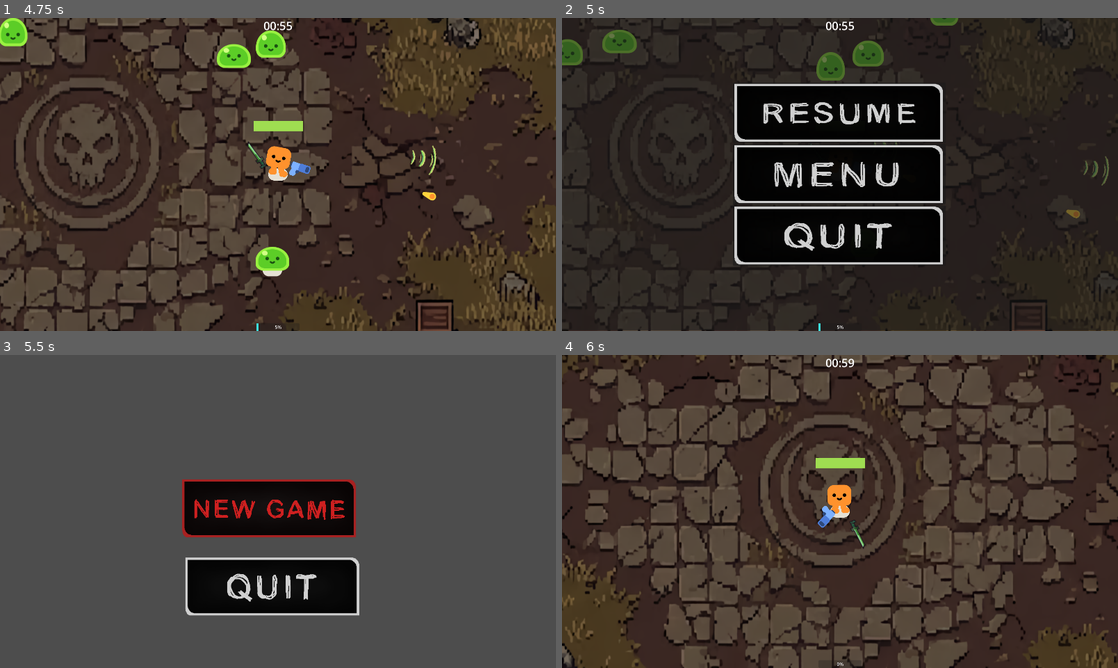
Above: before the commit, frames 1-4 (two rows, left to right).
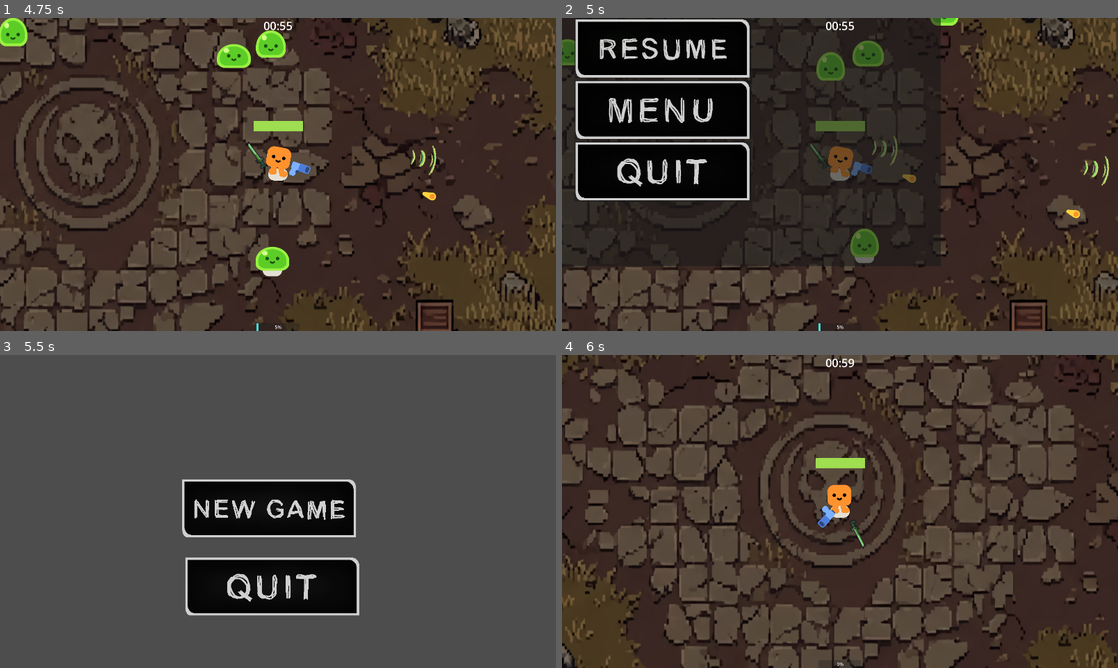
Above: after the commit, the same moments.

Repository: Dimitronios/Taka.sqr_Game_Jam
Game: Godot game, scene res://main_menu.tscn
Two runs of this game, one before a commit and one after it. Both use one fixed random seed, a clock stepped at 60 frames per second and the inputs below.
Inputs (mouse positions are in pixels of both pictures, inside the frame that each line leads up to; where the layout moved, square brackets give the same spot in the first picture):
- Up to frame 1 (4.75 s): click (272, 171) at 0.5 s; move the mouse to (400, 158) at 1.27 s; hold D (move_right) 1.28-2.03 s; move the mouse to (166, 190) at 2.02 s; hold S (move_down) 2.03-2.78 s; move the mouse to (333, 105) at 2.77 s; hold D (move_right) 2.78-3.53 s; move the mouse to (250, 237) at 3.52 s; hold W (move_up) 3.53-4.28 s; move the mouse to (444, 221) at 4.27 s; hold A (move_left) from 4.28 s (still down)
- Up to frame 2 (5 s): keep holding A (move_left); tap Escape (ui_cancel) at 4.9 s
- Up to frame 3 (5.5 s): release A (move_left) at 5 s; click (100, 445) [278, 511] at 5 s
- Up to frame 4 (6 s): click (834, 508) at 5.75 s

Frame 1 is identical in both runs. In frame 2, 56% of the frame differs, in the area x 0-100%, y 0-100%; in frame 3, 1.3%; in frame 4, nothing differs.

Commit message:
Elpizw na mhn ginoun pipes

Diff:
--- a/characters/happy_boo/happy_boo.tscn
+++ b/characters/happy_boo/happy_boo.tscn
@@ -607,7 +607,7 @@
 offset = Vector2(0, 6)
 
 [node name="SquareLowerLegL" type="Sprite2D" parent="Colorizer/SquareUpperLegL" unique_id=491687320]
-position = Vector2(-4.76837e-07, 14)
+position = Vector2(0, 14)
 texture = ExtResource("4_plnsd")
 offset = Vector2(0, 6)
 
--- /dev/null
+++ b/eucrasius.tscn
@@ -0,0 +1,7 @@
+[gd_scene format=3 uid="uid://da2oi4e8lou8t"]
+
+[node name="Eucrasius" type="Node2D" unique_id=798932447]
+
+[node name="Sprite2D" type="Sprite2D" parent="." unique_id=393080983]
+position = Vector2(-5, -3)
+scale = Vector2(0.9921875, 0.99609375)
--- a/game.gd
+++ b/game.gd
@@ -1,6 +1,7 @@
 extends Node2D
 @onready var pause_menu = $pause_menu
-
+var pause_scene = preload("res://pause.tscn")
+var pause_menu_instance = null
 const MAX_MOBS = 10
 
 var mob_count = 0
@@ -48,5 +49,13 @@
 	if Input.is_action_just_pressed("ui_cancel"):
 		toggle_pause()
 func toggle_pause():
-	get_tree().paused = !get_tree().paused
-	$pause_menu.visible = get_tree().paused
+	if get_tree().paused:
+		get_tree().paused = false
+		if pause_menu_instance:
+			pause_menu_instance.queue_free()
+			pause_menu_instance = null
+	else:
+		get_tree().paused = true
+		if pause_menu_instance == null:
+			pause_menu_instance = pause_scene.instantiate()
+			get_tree().root.add_child(pause_menu_instance)
--- a/pause.tscn
+++ b/pause.tscn
@@ -37,9 +37,10 @@
 anchors_preset = 5
 anchor_left = 0.5
 anchor_right = 0.5
-offset_left = -1122.5
-offset_right = 795.5
-offset_bottom = 1078.0
+offset_left = -571.5
+offset_top = 278.0
+offset_right = 1346.5
+offset_bottom = 1356.0
 grow_horizontal = 2
 
 [node name="VBoxContainer" type="VBoxContainer" parent="PauseMenu/PanelContainer" unique_id=1086392503]
--- a/pause_menu.gd
+++ b/pause_menu.gd
@@ -25,4 +25,5 @@
 
 func _on_main_menu_pressed() -> void:
 	get_tree().paused = false
+	visible = false
 	get_tree().change_scene_to_file("res://main_menu.tscn")
--- a/player.tscn
+++ b/player.tscn
@@ -2,6 +2,7 @@
 
 [ext_resource type="Script" uid="uid://bjpua3hfywlnl" path="res://player.gd" id="1_73bic"]
 [ext_resource type="PackedScene" uid="uid://pbmyh1qru7p" path="res://characters/happy_boo/happy_boo.tscn" id="2_bl5ih"]
+[ext_resource type="Texture2D" uid="uid://dkomx6ecxo8jr" path="res://Eucrasius3.png" id="2_sweqy"]
 [ext_resource type="PackedScene" uid="uid://cphcr81upg72i" path="res://gun.tscn" id="3_bt0kc"]
 [ext_resource type="PackedScene" uid="uid://ccf80uiykqbrp" path="res://kusanagi.tscn" id="3_hqtel"]
 
@@ -17,6 +18,12 @@
 [node name="Player" type="CharacterBody2D" unique_id=1546396198]
 motion_mode = 1
 script = ExtResource("1_73bic")
+
+[node name="Eucrasius" type="Node2D" parent="." unique_id=1454132039]
+
+[node name="Sprite2D" type="Sprite2D" parent="Eucrasius" unique_id=725975014]
+visible = false
+texture = ExtResource("2_sweqy")
 
 [node name="HappyBoo" parent="." unique_id=984748070 instance=ExtResource("2_bl5ih")]
 unique_name_in_owner = true
Binary file added: Eucrasius.png
Not shown, added: Eucrasius.png.import
Binary file added: Eucrasius2.png
Not shown, added: Eucrasius2.png.import
Binary file added: Eucrasius3.png
Not shown, added: Eucrasius3.png.import
Not shown: 1 places in pause.tscn that only renumber resources
